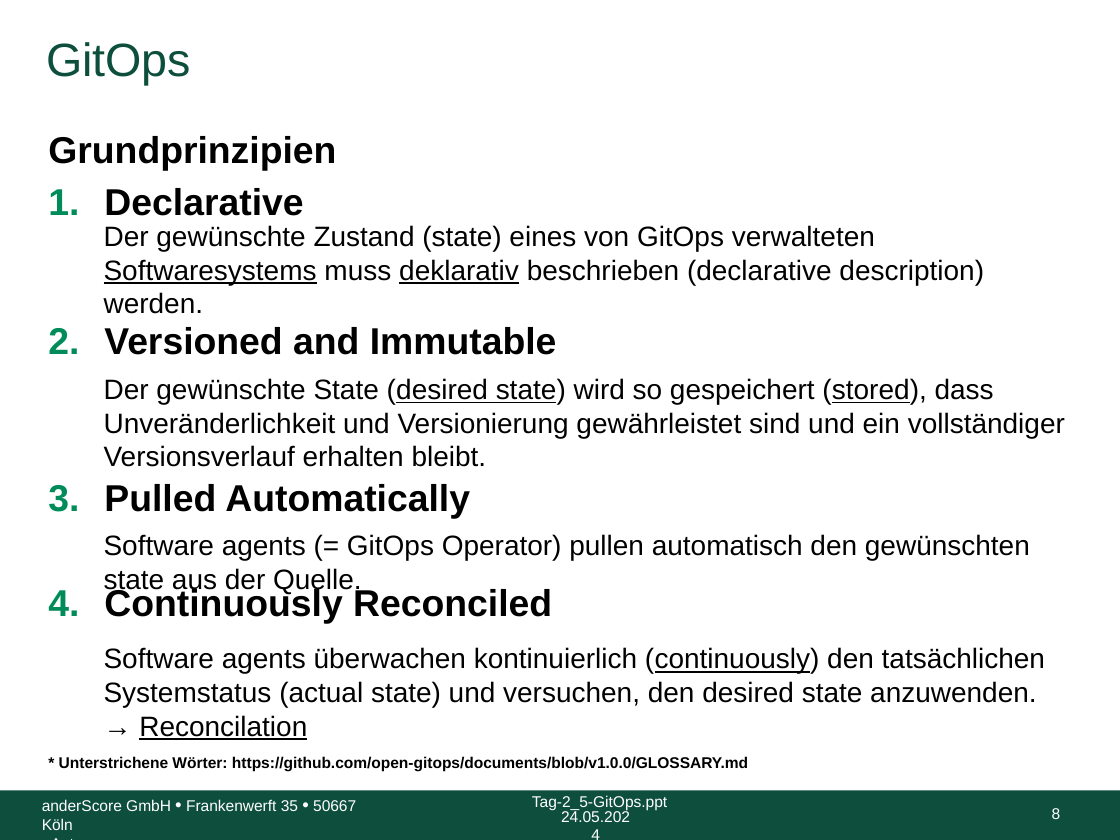
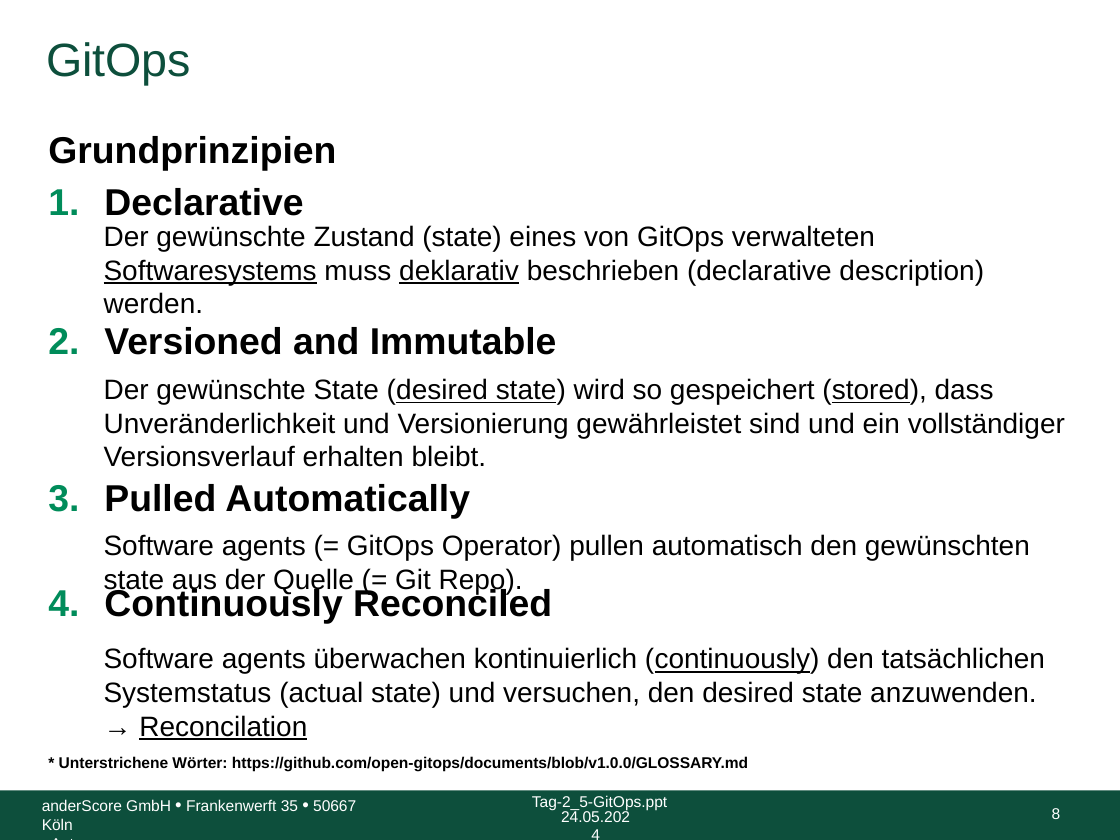
Before and after one commit to anderscore-gmbh/gitlab, a slide deck: slide 8 of slides/Tag-2_5-GitOps.pptx. Drawn at 1120x840 pixels with LibreOffice and Linux fonts; fonts in the diff are those of the drawing; background and template pictures are left out. Boxes give left, top, right and bottom in pixels: in the first picture for what was removed or moved away, otherwise in the second. Text is boxed around its words. In the diff, an @@ line names an element or a change of style, - is before the commit and + after.

```diff
--- a/slides/Tag-2_5-GitOps.pptx
+++ b/slides/Tag-2_5-GitOps.pptx
@@ text at (x1=104, y1=534, x2=1030, y2=594): text changed @@
-Software agents (= GitOps Operator) pullen automatisch den gewünschten state aus der Quelle.
+Software agents (= GitOps Operator) pullen automatisch den gewünschten state aus der Quelle (= Git Repo).
```
Also in this commit, not shown: 5 other slides changed, 11 slides added, 1 slide removed, 3 other files.
